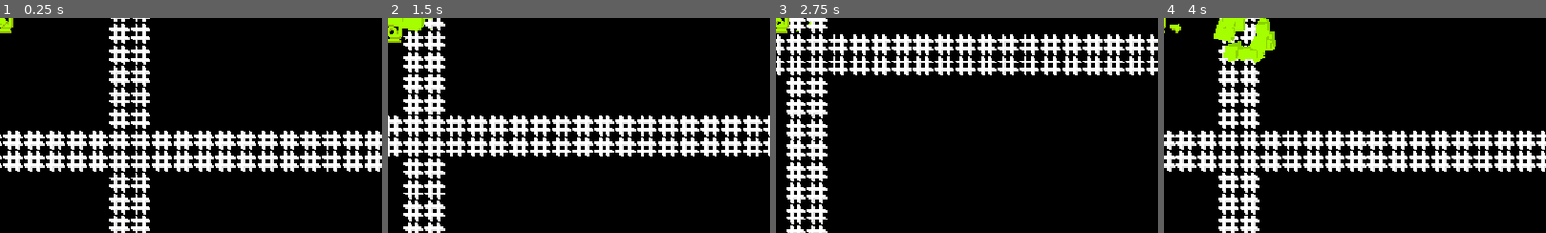
Above: before the commit, frames 1-4 (left to right).
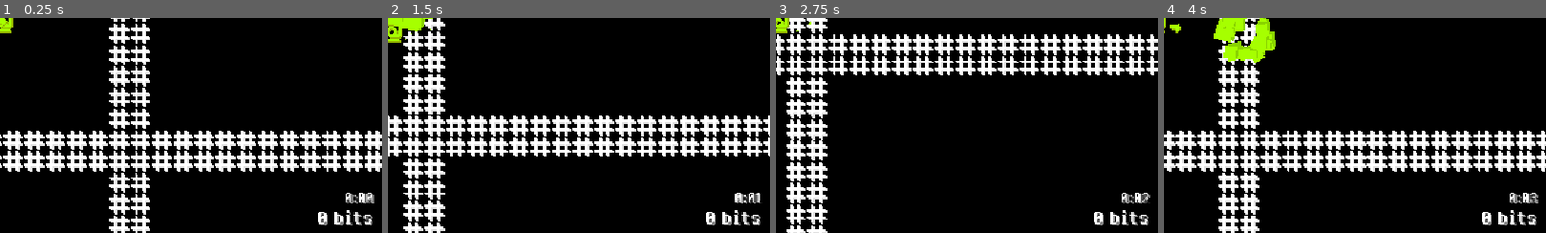
Above: after the commit, the same moments.

Repository: JLi69/codepatch
Game: Godot game, scene res://scenes/main.tscn
Same seed, same stepped clock (60 frames per second), same inputs: the game is played once before the commit and once after it.
Inputs (mouse positions are % of the whole screen's width and height, from its top left):
- Up to frame 1 (0.25 s): no input
- Up to frame 2 (1.5 s): tap Enter at 0.5 s; move the mouse to (72, 45) at 0.52 s; press the mouse at (72, 45) at 0.53 s; hold Right (right) 0.53-1.28 s; move the mouse to (30, 55) at 1.27 s; release the mouse at (30, 55) at 1.28 s; hold Down (down) from 1.28 s (still down); click (30, 55) at 1.35 s
- Up to frame 3 (2.75 s): move the mouse to (60, 28) at 2.02 s; release Down (down) at 2.03 s; press the mouse at (60, 28) at 2.03 s; hold Right (right) from 2.03 s (still down)
- Up to frame 4 (4 s): move the mouse to (45, 70) at 2.77 s; release Right (right) at 2.78 s; release the mouse at (45, 70) at 2.78 s; hold Up (up) 2.78-3.53 s; click (45, 70) at 2.85 s; move the mouse to (80, 65) at 3.52 s; press the mouse at (80, 65) at 3.53 s; hold Left (left) from 3.53 s (still down)
The pictures show only the part of the screen within x 50-100%, y 49-99%; the shares and areas given below are measured in that part.

The runs differ from the first frame. In frame 1, 0.9% of the frame differs, in the area x 83-98%, y 81-97%; in frame 2, 0.8%; in frame 3, 0.8%; in frame 4, 0.8%.

Commit message:
Added score.

Diff:
--- a/scenes/enemies/blue_bug.tscn
+++ b/scenes/enemies/blue_bug.tscn
@@ -5,6 +5,7 @@
 
 [node name="Bug" unique_id=564781483 instance=ExtResource("1_onbwt")]
 script = ExtResource("2_dmbte")
+score_value = 20
 
 [node name="AnimatedSprite2D" parent="." index="0" unique_id=472215569]
 modulate = Color(0, 1, 1, 1)
--- a/scenes/enemies/red_bug.tscn
+++ b/scenes/enemies/red_bug.tscn
@@ -5,6 +5,7 @@
 [node name="Bug" unique_id=564781483 instance=ExtResource("1_bgcoa")]
 max_health = 8
 bullet_damage = 2
+score_value = 30
 
 [node name="AnimatedSprite2D" parent="." index="0" unique_id=472215569]
 modulate = Color(0.99692446, 0.00021389306, 0.00011782408, 1)
--- a/scenes/enemies/yellow_bug.tscn
+++ b/scenes/enemies/yellow_bug.tscn
@@ -6,6 +6,7 @@
 [node name="Bug" unique_id=564781483 instance=ExtResource("1_vgib0")]
 script = ExtResource("2_vs0vg")
 speed = 80.0
+score_value = 20
 bullet_cooldown = 0.6
 
 [node name="AnimatedSprite2D" parent="." index="0" unique_id=472215569]
--- a/scenes/hud.tscn
+++ b/scenes/hud.tscn
@@ -30,6 +30,38 @@
 theme_override_font_sizes/font_size = 24
 text = "HP: 0/0"
 
+[node name="Score" type="Label" parent="." unique_id=2014749699]
+layout_mode = 0
+offset_left = 864.0
+offset_top = 599.0
+offset_right = 1136.0
+offset_bottom = 634.0
+theme_override_colors/font_shadow_color = Color(0.6296744, 0.6296749, 0.62967455, 1)
+theme_override_colors/font_outline_color = Color(0, 0, 0, 1)
+theme_override_constants/shadow_offset_x = 2
+theme_override_constants/shadow_offset_y = 2
+theme_override_constants/outline_size = 4
+theme_override_fonts/font = ExtResource("2_oo0fn")
+theme_override_font_sizes/font_size = 24
+text = "0 bits"
+horizontal_alignment = 2
+
+[node name="Timer" type="Label" parent="." unique_id=2109348954]
+layout_mode = 0
+offset_left = 864.0
+offset_top = 574.0
+offset_right = 1136.0
+offset_bottom = 600.0
+theme_override_colors/font_shadow_color = Color(0.6296744, 0.6296749, 0.62967455, 1)
+theme_override_colors/font_outline_color = Color(0, 0, 0, 1)
+theme_override_constants/shadow_offset_x = 2
+theme_override_constants/shadow_offset_y = 2
+theme_override_constants/outline_size = 4
+theme_override_fonts/font = ExtResource("2_oo0fn")
+theme_override_font_sizes/font_size = 18
+text = "0:00"
+horizontal_alignment = 2
+
 [node name="GameOver" type="ColorRect" parent="." unique_id=1640683997]
 visible = false
 layout_mode = 0
--- a/scripts/bullet.gd
+++ b/scripts/bullet.gd
@@ -18,6 +18,7 @@
 
 	if can_destroy_corruption:
 		if level.get_tile(level.get_tile_pos(global_position)) == level.CORRUPTED:
+			$/root/Main/Player.add_score(1)
 			level.set_tile(level.get_tile_pos(global_position), level.EMPTY)
 			explode()
 
@@ -27,7 +28,6 @@
 
 func explode() -> void:
 	queue_free()
-	var level: Level = get_node_or_null("/root/Main/Level")
 	if level:
 		var explosion: GPUParticles2D = explosion_scene.instantiate()
 		explosion.global_position = global_position
--- a/scripts/enemies/bug.gd
+++ b/scripts/enemies/bug.gd
@@ -11,6 +11,7 @@
 @export var bullet_scene: PackedScene
 @export var explosion_scene: PackedScene
 @export var bullet_damage: int = 1
+@export var score_value: int = 10
 # How long it takes for the enemy to shoot a bullet (in seconds)
 @export var bullet_cooldown: float = 1.0
 @onready var shoot_timer: float = bullet_cooldown
@@ -160,6 +161,8 @@
 
 func explode() -> void:
 	queue_free()
+	if player.health > 0:
+		player.add_score(score_value)
 	var explosion: GPUParticles2D = explosion_scene.instantiate()
 	explosion.global_position = global_position
 	explosion.scale *= 0.4
--- a/scripts/hud.gd
+++ b/scripts/hud.gd
@@ -9,8 +9,22 @@
 	$HP.show()
 	$HP.text = "HP: %d/%d" % [ health, max_health ]
 
+func set_score(score: int) -> void:
+	if score == 1:
+		$Score.text = "1 bit" % score
+	else:
+		$Score.text = "%d bits" % score
+
 func show_game_over() -> void:
 	$GameOver.show()
 
 func hide_game_over() -> void:
 	$GameOver.hide()
+
+func set_time(time: float) -> void:
+	var seconds: int = int(fmod(time, 60.0))
+	var minutes: int = int(time / 60.0)
+	if seconds >= 10:
+		$Timer.text = "%d:%d" % [ minutes, seconds ]
+	else:
+		$Timer.text = "%d:0%d" % [ minutes, seconds ]
--- a/scripts/main.gd
+++ b/scripts/main.gd
@@ -2,6 +2,7 @@
 
 @onready var camera: Camera2D = $/root/Main/Player/Camera2D
 @onready var player: Player = $/root/Main/Player
+var time: float = 0.0
 
 func _ready() -> void:
 	RenderingServer.set_default_clear_color(Color.BLACK)
@@ -13,3 +14,6 @@
 func _process(delta: float) -> void:
 	if !camera.position_smoothing_enabled:
 		camera.position_smoothing_enabled = true
+	if player.visible:
+		time += delta
+		$UI/HUD.set_time(time)
--- a/scripts/player.gd
+++ b/scripts/player.gd
@@ -6,9 +6,10 @@
 const DEFAULT_SPEED: float = 96.0
 var speed: float = DEFAULT_SPEED
 var max_health: int = 32
+var shoot_cooldown: float = 0.5
 
-var shoot_cooldown: float = 0.5
 var health: int = max_health
+var score: int = 0
 
 @export var explosion_scene: PackedScene
 @onready var hud: HUD = $/root/Main.get_hud()
@@ -40,6 +41,7 @@
 					break
 
 	hud.set_hp(health, max_health)
+	hud.set_score(score)
 	$Healthbar.update_bar(health, max_health)
 
 	velocity = Vector2.ZERO
@@ -56,6 +58,9 @@
 		velocity.x += 1.0
 
 	velocity = velocity.normalized() * speed
+
+func add_score(amt: int) -> void:
+	score += amt
 
 func _physics_process(_delta: float) -> void:
 	move_and_slide()
